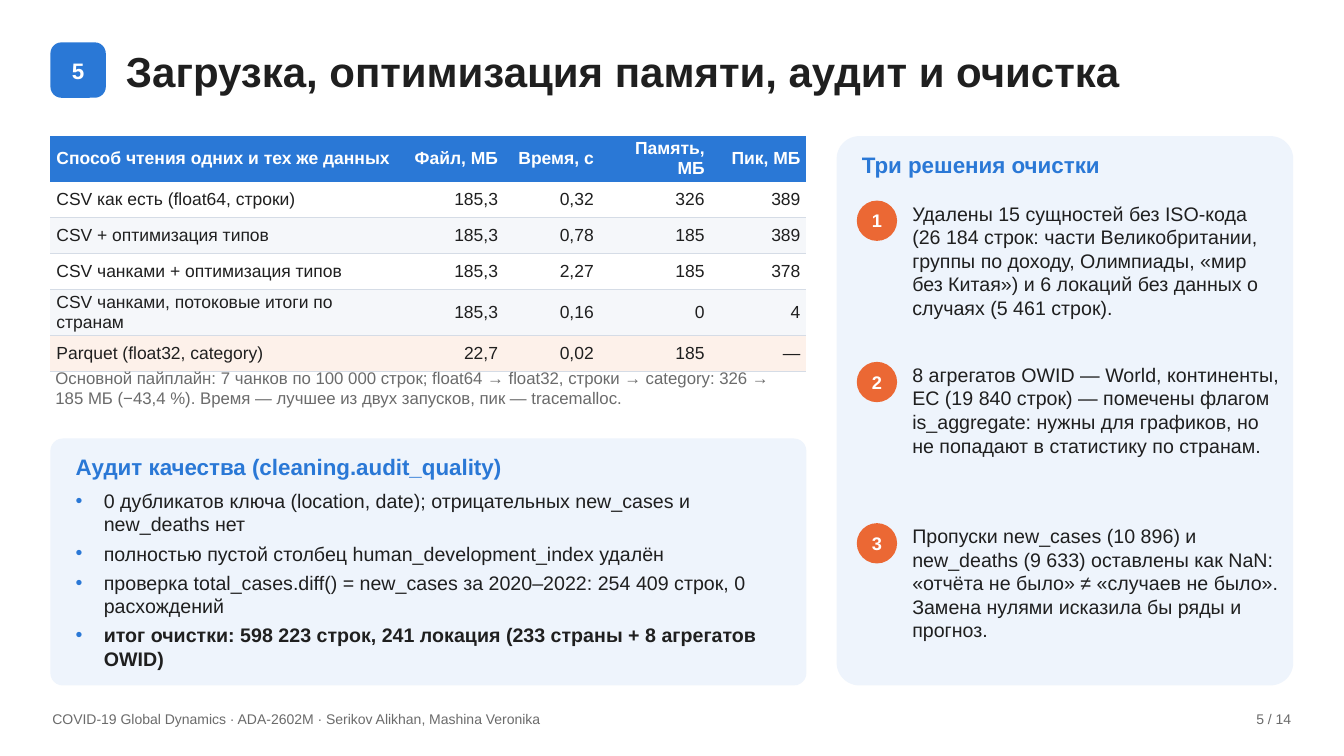
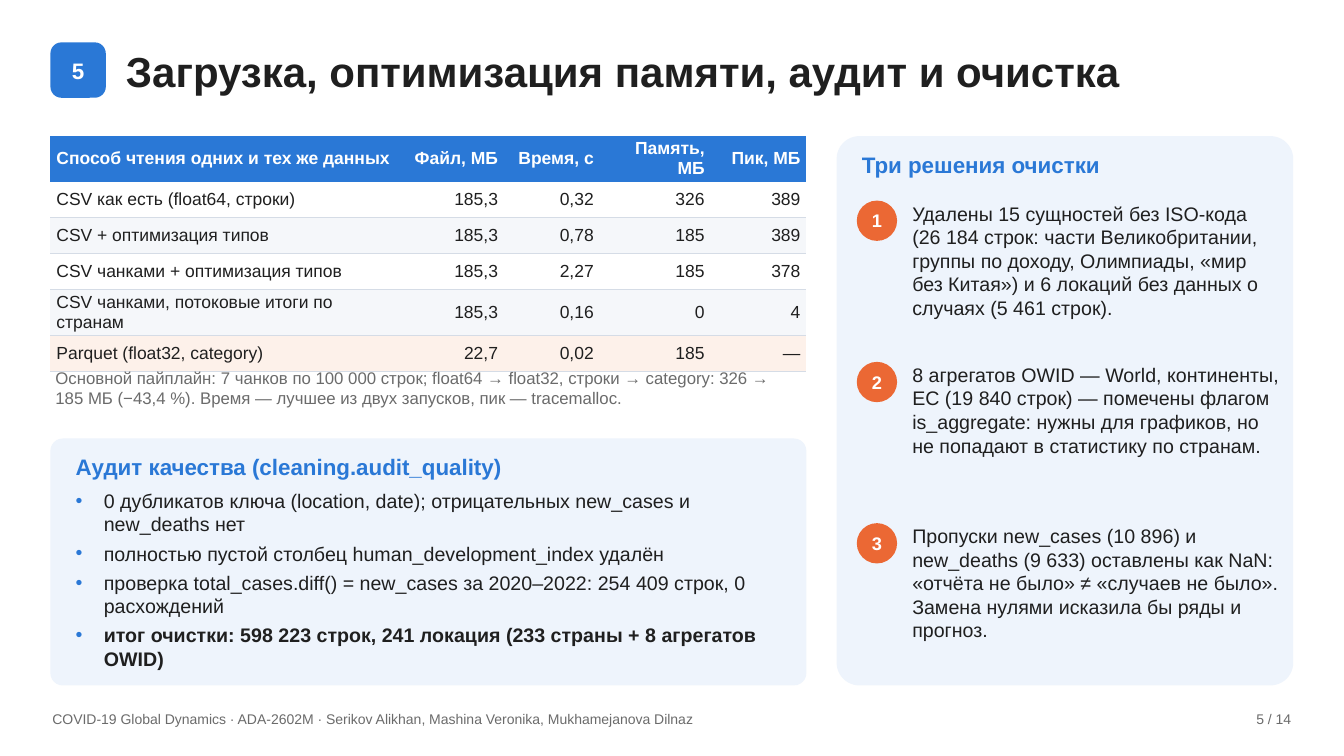
Before and after one commit to SalaFanChik/covid-global-dynamics, a slide deck: slide 5 of docs/presentation/COVID19_Global_Dynamics_slides.pptx. Drawn at 1344x756 pixels with LibreOffice and Linux fonts; fonts in the diff are those of the drawing. Boxes give left, top, right and bottom in pixels: in the first picture for what was removed or moved away, otherwise in the second. Text is boxed around its words. In the diff, an @@ line names an element or a change of style, - is before the commit and + after.

Commit message:
Состав команды: Mukhamejanova Dilnaz — третий участник; обновлено разделение работы в README, отчёте, презентации, ноутбуке и дашборде

```diff
--- a/docs/presentation/COVID19_Global_Dynamics_slides.pptx
+++ b/docs/presentation/COVID19_Global_Dynamics_slides.pptx
@@ text at (52, 714, 693, 727): text changed @@
-COVID-19 Global Dynamics · ADA-2602M · Serikov Alikhan, Mashina Veronika
+COVID-19 Global Dynamics · ADA-2602M · Serikov Alikhan, Mashina Veronika, Mukhamejanova Dilnaz
```
Also in this commit, not shown: 13 other slides changed, 11 other files.
